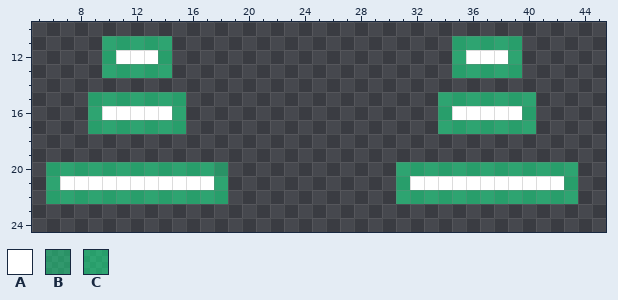
One commit to this pixel-art sprite: res/drawable-mdpi/gl03.png. Above: the version before the commit.
The file is 50x50 pixels. Pixels under 10% opacity are left out. Colours within 5 levels of each other are drawn and written as one. Shown: x 5..45, y 10..24.
Palette (. is transparent): A #ffffff  B #16ff9470  C #16ff9480
Pixels before, first column x 6:
11 ....CCCCC....................CCCCC....
12 ....CAAAC....................CAAAC....
13 ....CCCCC....................CCCCC....
14 ......................................
15 ...CCCCCCC..................CCCCCCC...
16 ...CAAAAAC..................CAAAAAC...
17 ...CCCCCCC..................CCCCCCC...
18 ......................................
19 ......................................
20 CCCCCCCCCCCCB............CCCCCCCCCCCCC
21 CAAAAAAAAAAAC............CAAAAAAAAAAAC
22 CCCCCCCCCCCCC............CCCCCCCCCCCCC
Now the later version:
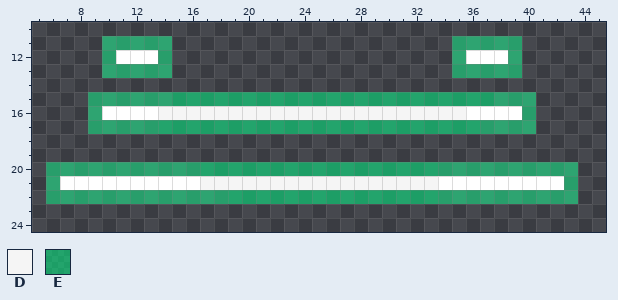
Colours new in this view: D #f5f5f5  E #00ff8980
Diff:
The edit adds colour D in row 16 at x 16 to 33; in row 21 at x 19 to 30.
Colour A gives way to colour D in row 16 at x 14 and 35; in row 21 at x 17 and 32 to 33.
Colour C gives way to colour D in row 16 at x 15 and 34; in row 21 at x 18 and 31.
The edit adds colour E in row 15 at x 16 to 33; in row 17 at x 16 to 33; in row 20 at x 19 to 30; in row 22 at x 19 to 30.
Colour B gives way to colour E in row 20 at x 18.
Colour C gives way to colour E in row 15 at x 15 and 34 to 37; in row 17 at x 14 to 15 and 34 to 36; in row 20 at x 17 and 31 to 33; in row 22 at x 31 to 33.
